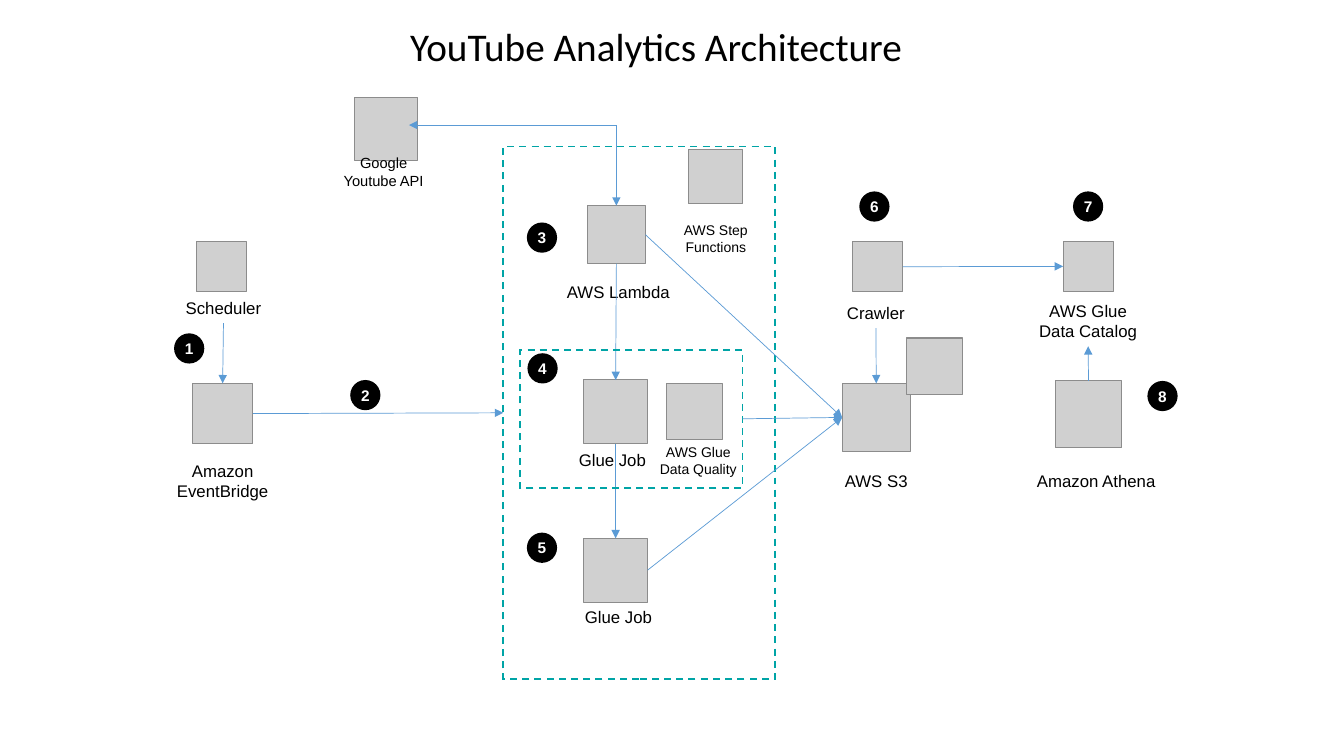
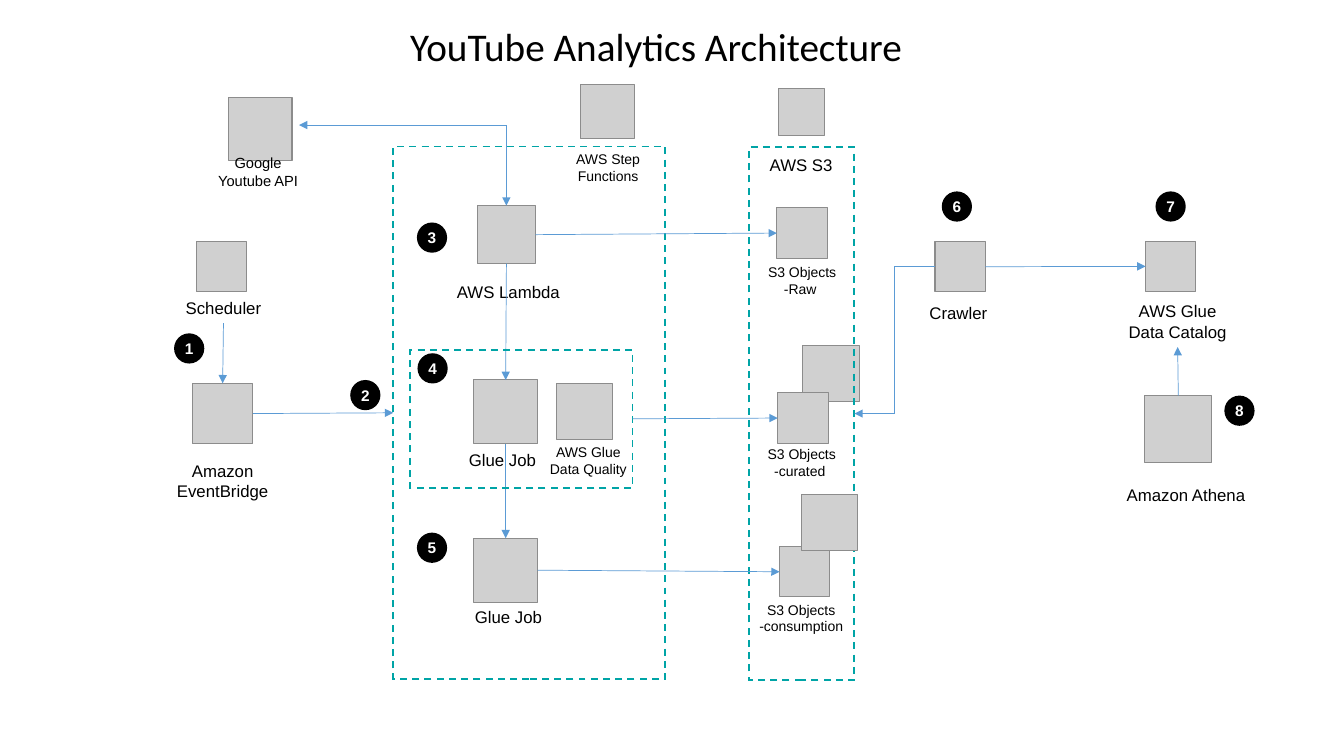
Before and after one commit to sandeepchandra/youtube-analytics-aws, a slide deck: slide 5 of assignment_sph.pptx (slide 4 before the commit). Drawn at 1344x756 pixels with LibreOffice and Linux fonts; fonts in the diff are those of the drawing; grey boxes stand for pictures. Boxes give left, top, right and bottom in pixels: in the first picture for what was removed or moved away, otherwise in the second. Text is boxed around its words. In the diff, an @@ line names an element or a change of style, - is before the commit and + after.

Commit message:
updated the branch with latest code.
updated code on lambda, glue scripts and sql queries.

```diff
--- a/assignment_sph.pptx
+++ b/assignment_sph.pptx
@@ picture: place and size @@
-picture at <box>689,149,743,204</box>
+picture at <box>581,85,635,139</box>
@@ picture: place and size @@
-picture at <box>843,383,911,452</box>
+picture at <box>778,89,825,135</box>
@@ picture: place and size @@
-picture at <box>354,97,417,160</box>
+picture at <box>229,97,292,160</box>
@@ text "Google Youtube API": place and size @@
-text "Google Youtube API" at <box>344,157,424,186</box>
+text "Google Youtube API" at <box>218,157,298,186</box>
@@ text "AWS Step Functions": place and size @@
-text "AWS Step Functions" at <box>684,225,748,252</box>
+text "AWS Step Functions" at <box>576,154,640,181</box>
@@ rectangle added at <box>749,147,855,680</box>, outline #00A4A6 1.25 pt dashed @@
@@ text "AWS S3": place and size @@
-text "AWS S3" at <box>845,475,908,487</box>
+text "AWS S3" at <box>770,159,833,171</box>
@@ picture added at <box>777,208,828,258</box> @@
@@ arrow added from (535, 235) to (777, 233), #5B9BD5 0.5 pt @@
@@ arrow removed from (645, 235) to (843, 417) @@
@@ 4 pictures, 4 texts, 3 ellipses, 2 rectangles, 2 arrows, 1 elbow double arrow: place and size @@
-4 pictures, 4 texts, 3 ellipses, 2 rectangles, 2 arrows, 1 elbow double arrow at <box>409,125,775,679</box>
+4 pictures, 4 texts, 3 ellipses, 2 rectangles, 2 arrows, 1 elbow double arrow at <box>299,125,665,679</box>
@@ text added at <box>768,267,836,294</box>, 10 pt, text #000000 @@
+S3 Objects -Raw
@@ elbow arrow added from (936, 267) to (855, 413), #5B9BD5 0.5 pt @@
@@ picture: place and size @@
-picture at <box>853,242,903,292</box>
+picture at <box>936,242,986,292</box>
@@ arrow moved from (903, 267) - (1064, 266) to (986, 267) - (1146, 266) @@
@@ 2 ellipses, 1 picture, 1 text: place and size @@
-2 ellipses, 1 picture, 1 text at <box>847,192,1114,319</box>
+2 ellipses, 1 picture, 1 text at <box>929,192,1197,319</box>
@@ text "AWS Glue Data Catalog": place and size @@
-text "AWS Glue Data Catalog" at <box>1039,305,1137,341</box>
+text "AWS Glue Data Catalog" at <box>1129,305,1227,342</box>
@@ arrow removed from (876, 329) to (876, 383) @@
@@ picture: place and size @@
-picture at <box>906,338,963,394</box>
+picture at <box>804,346,860,402</box>
@@ arrow moved from (1089, 381) - (1089, 346) to (1179, 395) - (1178, 347) @@
@@ arrow moved from (253, 413) - (503, 413) to (253, 413) - (393, 413) @@
@@ arrow moved from (743, 418) - (843, 417) to (633, 418) - (778, 418) @@
@@ picture added at <box>778,393,829,444</box> @@
@@ picture: place and size @@
-picture at <box>1056,381,1122,448</box>
+picture at <box>1145,395,1212,462</box>
@@ ellipse "8": place and size @@
-ellipse "8" at <box>1147,381,1178,411</box>
+ellipse "8" at <box>1225,395,1255,425</box>
@@ text added at <box>768,449,836,476</box>, 10 pt, text #000000 @@
+S3 Objects -curated
@@ picture added at <box>802,494,858,551</box> @@
@@ text "Amazon Athena": place and size @@
-text "Amazon Athena" at <box>1037,475,1155,487</box>
+text "Amazon Athena" at <box>1127,489,1245,501</box>
@@ picture added at <box>779,546,830,597</box> @@
@@ arrow moved from (647, 571) - (843, 417) to (537, 571) - (779, 572) @@
@@ text added at <box>759,605,843,634</box>, 10 pt, text #000000 @@
+S3 Objects -consumption
```
Also in this commit, not shown: 1 slide added, 12 other files.
